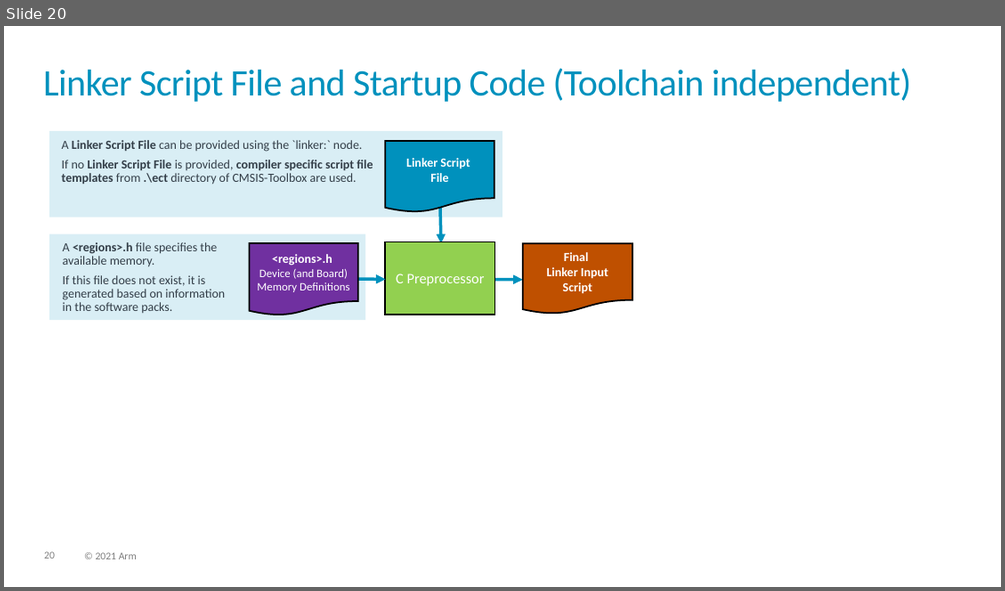
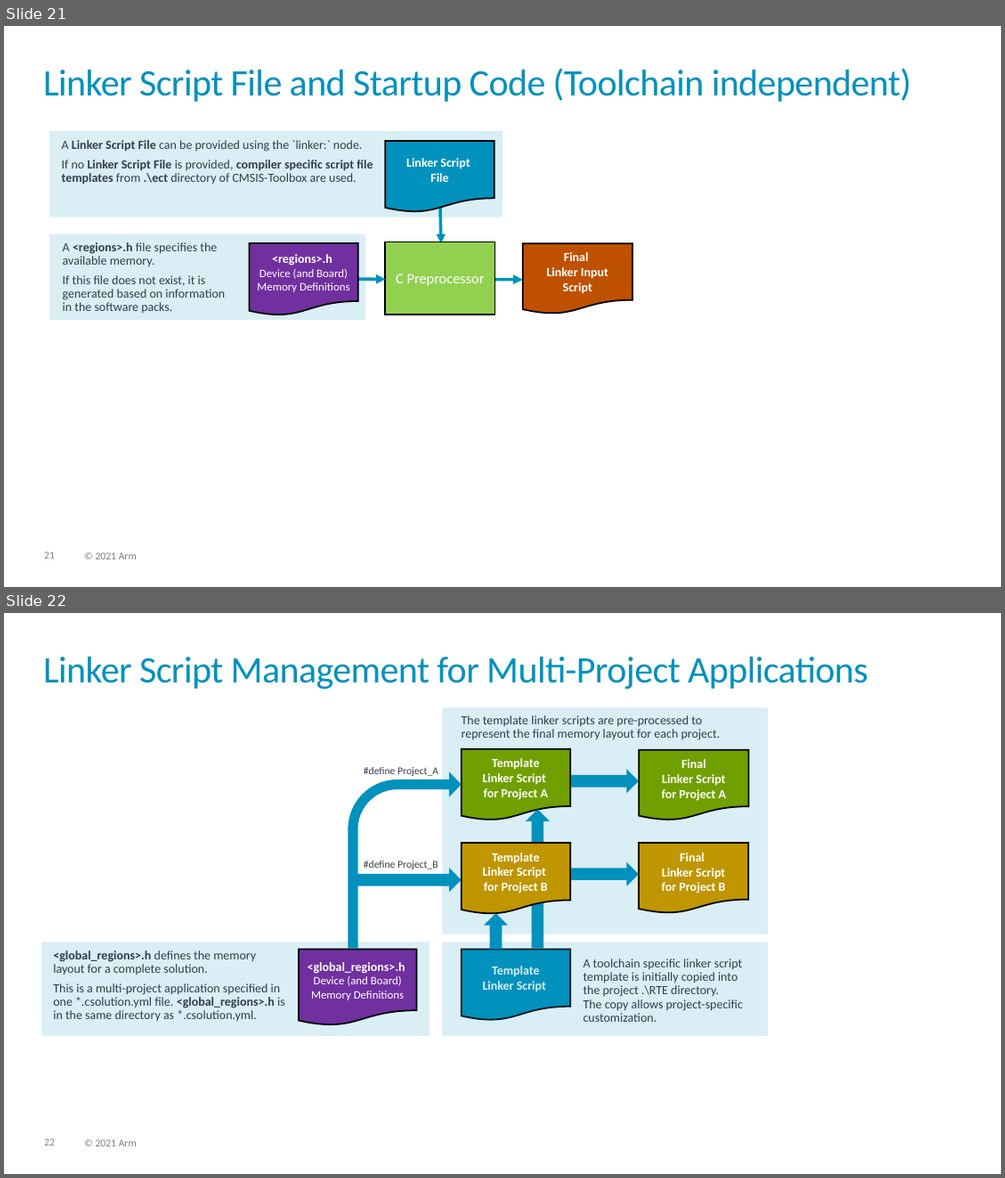
Before and after one commit to Open-CMSIS-Pack/cmsis-toolbox, a slide deck: docs/images/overview.pptx. Shown one above the other, each under a label of ours: slide 20 before the commit, slides 21 and 22 after it. The pictures are 1005x591 and 1005x1178 pixels, drawn with LibreOffice and Linux fonts; fonts in the diff are those of the drawing. Boxes give left, top, right and bottom in pixels: in the first picture for what was removed or moved away, otherwise in the second. Text is boxed around its words. In the diff, an @@ line names an element or a change of style, - is before the commit and + after.

Commit message:
Proposal for Run+Debug Management (#208)
Added also _RTE_ preprocessor symbols

```diff
--- a/docs/images/overview.pptx
+++ b/docs/images/overview.pptx
@@ slide 22 added at <box>4,613,1001,1174</box>, background #FFFFFF; not listed: 2 template elements that a slide beside it also shows @@
@@ title added at <box>43,657,868,690</box>, 36 pt, text #0091BD @@
+Linker Script Management for Multi-Project Applications
@@ rectangle added at <box>442,708,768,934</box>, fill #0091BD at 15% opacity @@
@@ text added at <box>461,715,720,740</box>, 12 pt, text #333E48 @@
+The template linker scripts are pre-processed to
+represent the final memory layout for each project.
@@ bent arrow added at <box>348,771,461,948</box>, fill #0091BD @@
@@ text added at <box>364,767,438,776</box>, 10 pt, text #333E48 @@
+#define Project_A
@@ flow chart document added at <box>461,749,571,821</box>, fill #70A000, outline #000000 1.5 pt, 12 pt, text #FFFFFF, bold @@
+Template
+Linker Script
+for Project A
@@ right arrow added at <box>571,770,638,793</box>, fill #0091BD @@
@@ flow chart document added at <box>639,750,749,820</box>, fill #70A000, outline #000000 1.5 pt, 12 pt, text #FFFFFF, bold @@
+Final
+Linker Script
+for Project A
@@ right arrow added at <box>526,809,550,948</box>, fill #0091BD @@
@@ flow chart document added at <box>461,843,571,915</box>, fill #BF9500, outline #000000 1.5 pt, 12 pt, text #FFFFFF, bold @@
+Template
+Linker Script
+for Project B
@@ flow chart document added at <box>639,843,749,913</box>, fill #BF9500, outline #000000 1.5 pt, 12 pt, text #FFFFFF, bold @@
+Final
+Linker Script
+for Project B
@@ right arrow added at <box>353,868,461,892</box>, fill #0091BD @@
@@ text added at <box>364,860,437,869</box>, 10 pt, text #333E48 @@
+#define Project_B
@@ right arrow added at <box>571,862,638,886</box>, fill #0091BD @@
@@ right arrow added at <box>484,913,508,949</box>, fill #0091BD @@
@@ rectangle added at <box>41,942,429,1037</box>, fill #0091BD at 15% opacity @@
@@ text added at <box>53,950,285,1022</box>, 12 pt, text #333E48 @@
+<global_regions>.h defines the memory layout for a complete solution.
+This is a multi-project application specified in one *.csolution.yml file. <global_regions>.h is in the same directory as *.csolution.yml.
@@ flow chart document added at <box>299,949,417,1025</box>, fill #7030A0, outline #000000 1.5 pt, 11 pt, text #FFFFFF @@
+<global_regions>.h
+Device (and Board)
+Memory Definitions
@@ rectangle added at <box>442,942,768,1037</box>, fill #0091BD at 15% opacity @@
@@ flow chart document added at <box>461,949,571,1021</box>, fill #0091BD, outline #000000 1.5 pt, 12 pt, text #FFFFFF, bold @@
+Template
+Linker Script
@@ text added at <box>583,958,743,1022</box>, 12 pt, text #333E48 @@
+A toolchain specific linker script
+template is initially copied into
+the project .\RTE directory.
+The copy allows project-specific customization.
@@ what was slide 20 is now slide 21 @@
@@ page number at <box>44,551,55,558</box>: text changed @@
-20
+21
```
Also in this commit, not shown: 3 other slides added, 4 other files.
